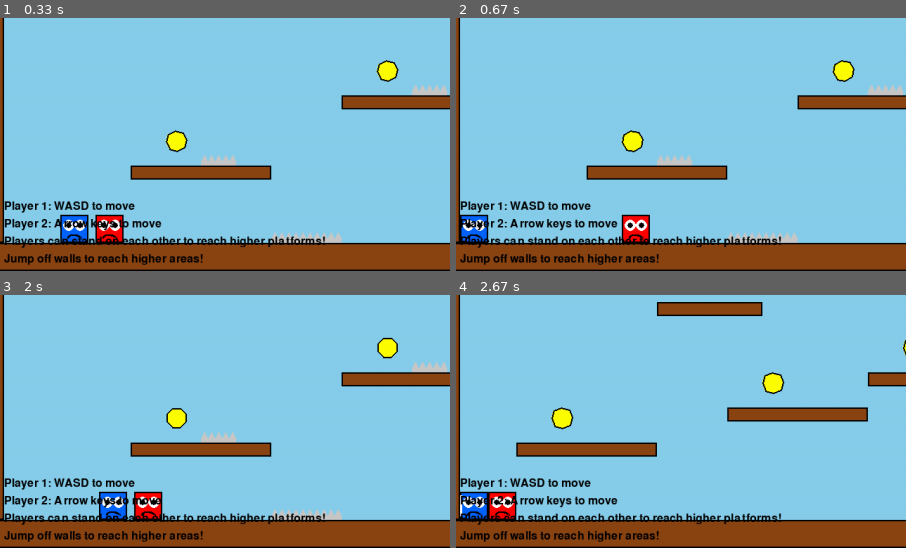
Above: before the commit, frames 1-4 (two rows, left to right).
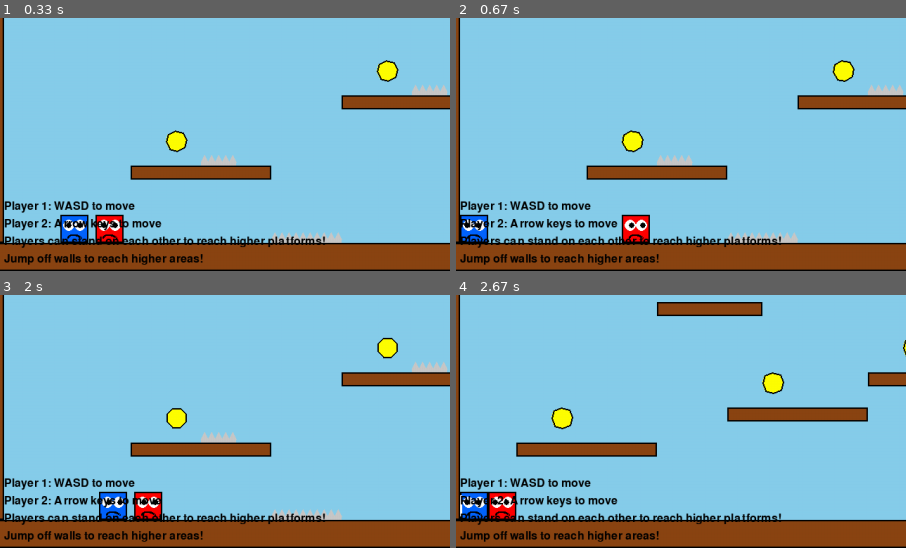
Above: after the commit, the same moments.

Repository: robjohncolson/Downloads
Game: pygame game, started from pygame_smartboard_starter (1).py
Same seed, same stepped clock (60 frames per second), same inputs: the game is played once before the commit and once after it.
Inputs:
- Up to frame 1 (0.33 s): no input
- Up to frame 2 (0.67 s): hold A from 0.33 s (still down); hold Right from 0.33 s (still down)
- Up to frame 3 (2 s): release A at 0.8 s; release Right at 0.8 s; hold Right 0.83-1.3 s; hold D 0.83-1.3 s; tap 2 at 0.98 s; hold Up 1.33-1.63 s; hold W 1.33-1.63 s; tap 3 at 1.48 s; hold Right from 1.67 s (still down); hold D from 1.67 s (still down); tap 1 at 1.82 s
- Up to frame 4 (2.67 s): release Right at 2.13 s; release D at 2.13 s; hold Left from 2.17 s (still down); hold A from 2.17 s (still down); tap 2 at 2.32 s
The pictures show only the part of the screen within x 1-51%, y 50-100%; the shares and areas given below are measured in that part.

Frame 1 is identical in both runs. In frame 2, less than 0.1% of the frame differs, in the area x 1-43%, y 80-84%; in frame 3, less than 0.1%; in frame 4, less than 0.1%.

Commit message:
directional eyes

Diff:
--- a/pygame_smartboard_starter (1).py
+++ b/pygame_smartboard_starter (1).py
@@ -242,6 +242,7 @@
         self.death_center_x = 0  # Target x position for center movement
         self.death_center_y = 0  # Target y position for center movement
         self.surprised_face = False  # For the "OH!" expression
+        self.eye_direction = 0  # -1 for left, 0 for center, 1 for right
 
     def update(self, platforms, coins, keys_pressed, other_players=None):
         # If player is in dying animation, update particles and return
@@ -264,10 +265,13 @@
         if self.player_num == 1:
             if keys_pressed[pygame.K_a]:
                 self.vel_x = -MOVE_SPEED
+                self.eye_direction = -1  # Look left
             elif keys_pressed[pygame.K_d]:
                 self.vel_x = MOVE_SPEED
+                self.eye_direction = 1   # Look right
             else:
                 self.vel_x *= FRICTION
+                self.eye_direction = 0   # Look center when not moving
 
             # Check if player can jump
             can_normal_jump = self.on_ground or self.standing_on_player
@@ -289,10 +293,13 @@
         elif self.player_num == 2:
             if keys_pressed[pygame.K_LEFT]:
                 self.vel_x = -MOVE_SPEED
+                self.eye_direction = -1  # Look left
             elif keys_pressed[pygame.K_RIGHT]:
                 self.vel_x = MOVE_SPEED
+                self.eye_direction = 1   # Look right
             else:
                 self.vel_x *= FRICTION
+                self.eye_direction = 0   # Look center when not moving
 
             # Check if player can jump
             can_normal_jump = self.on_ground or self.standing_on_player
@@ -451,12 +458,12 @@
                 self.death_phase = 2  # Growth phase
 
         elif self.death_phase == 2:  # Growth phase
-            # Calculate growth factor (from 1x to 20x over 30 frames)
+            # Calculate growth factor (from 1x to 3x over 30 frames) - much smaller expansion
             remaining_growth_time = max(0, self.death_timer - 15)  # Last 15 frames reserved for explosion
             if remaining_growth_time > 0:
-                # Grow from 1x to 20x size
+                # Grow from 1x to 3x size (much more reasonable)
                 growth_progress = (30 - remaining_growth_time) / 30
-                growth_factor = 1 + 19 * growth_progress  # 1 to 20
+                growth_factor = 1 + 2 * growth_progress  # 1 to 3 instead of 1 to 20
 
                 # Store original center for consistent positioning
                 center_x = self.rect.centerx
@@ -470,15 +477,15 @@
                 self.rect.centerx = center_x
                 self.rect.centery = center_y
 
-                # If we've reached maximum size, create explosion
-                if growth_factor >= 19.5:
+                # If we've reached near maximum size, create explosion
+                if growth_factor >= 2.8:
                     # Create explosion particles
-                    for _ in range(150):  # Even more particles for bigger explosion
+                    for _ in range(80):  # Fewer particles for smaller explosion
                         particle = ExplosionParticle(self.rect.centerx, self.rect.centery)
-                        # Bigger explosion
-                        particle.size = random.randint(5, 15)  # Larger particles
-                        particle.vel_x = random.uniform(-15, 15)  # Faster particles
-                        particle.vel_y = random.uniform(-15, 15)  # Particles in all directions
+                        # Smaller explosion
+                        particle.size = random.randint(3, 8)  # Smaller particles
+                        particle.vel_x = random.uniform(-10, 10)  # Moderate speed particles
+                        particle.vel_y = random.uniform(-10, 10)  # Particles in all directions
                         self.death_particles.append(particle)
 
                     # Play explosion sound again for the final explosion
@@ -555,10 +562,8 @@
                 mouth_size = int(8 * scale_factor)
                 mouth_y = self.rect.top + int(28 * scale_factor)
 
-                # Draw a filled black circle for the mouth
+                # Draw a filled black circle for the mouth - keep it black inside
                 pygame.draw.circle(screen, BLACK, (self.rect.centerx, mouth_y), mouth_size)
-                # Draw a smaller white circle inside to create the "O" shape
-                pygame.draw.circle(screen, self.color, (self.rect.centerx, mouth_y), max(1, mouth_size - int(2 * scale_factor)))
 
             # Draw explosion particles
             for particle in self.death_particles:
@@ -569,13 +574,28 @@
 
             # Draw eyes
             eye_size = 8
-            pygame.draw.circle(screen, WHITE, (self.rect.left + 12, self.rect.top + 15), eye_size)
-            pygame.draw.circle(screen, WHITE, (self.rect.right - 12, self.rect.top + 15), eye_size)
-
-            # Draw pupils
+            left_eye_center = (self.rect.left + 12, self.rect.top + 15)
+            right_eye_center = (self.rect.right - 12, self.rect.top + 15)
+            pygame.draw.circle(screen, WHITE, left_eye_center, eye_size)
+            pygame.draw.circle(screen, WHITE, right_eye_center, eye_size)
+
+            # Draw pupils with directional movement
             pupil_size = 4
-            pygame.draw.circle(screen, BLACK, (self.rect.left + 12, self.rect.top + 15), pupil_size)
-            pygame.draw.circle(screen, BLACK, (self.rect.right - 12, self.rect.top + 15), pupil_size)
+            pupil_offset = 2  # How far pupils move from center
+
+            # Calculate pupil positions based on eye direction
+            if self.eye_direction == -1:  # Looking left
+                left_pupil_pos = (left_eye_center[0] - pupil_offset, left_eye_center[1])
+                right_pupil_pos = (right_eye_center[0] - pupil_offset, right_eye_center[1])
+            elif self.eye_direction == 1:  # Looking right
+                left_pupil_pos = (left_eye_center[0] + pupil_offset, left_eye_center[1])
+                right_pupil_pos = (right_eye_center[0] + pupil_offset, right_eye_center[1])
+            else:  # Looking center
+                left_pupil_pos = left_eye_center
+                right_pupil_pos = right_eye_center
+
+            pygame.draw.circle(screen, BLACK, left_pupil_pos, pupil_size)
+            pygame.draw.circle(screen, BLACK, right_pupil_pos, pupil_size)
 
             # Draw mouth - happy face if all coins collected, normal face otherwise
             mouth_y = self.rect.top + 28
